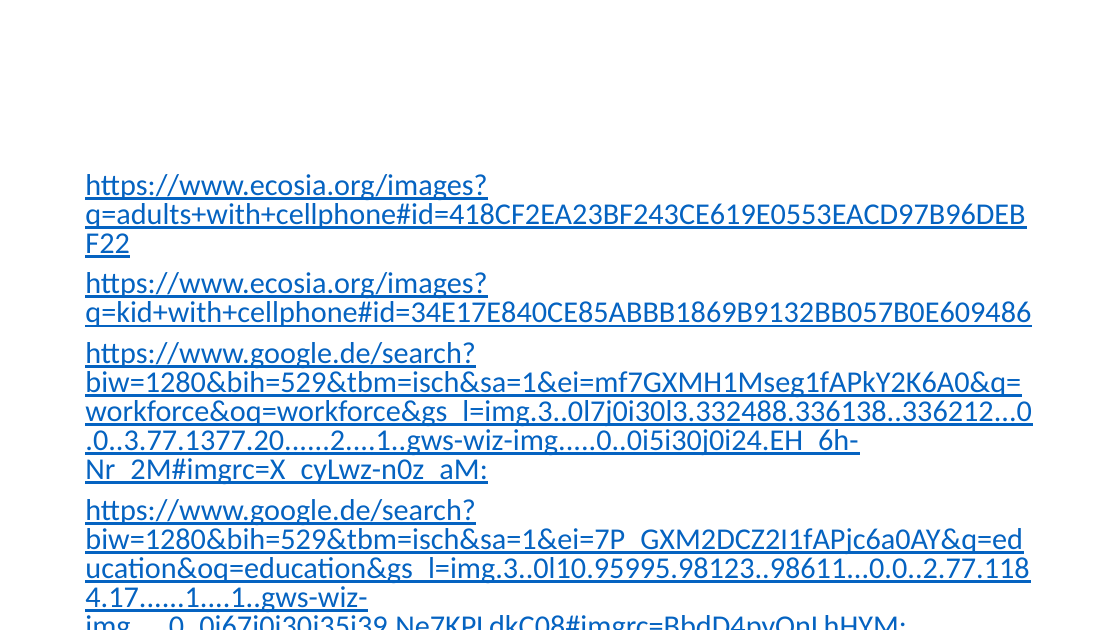
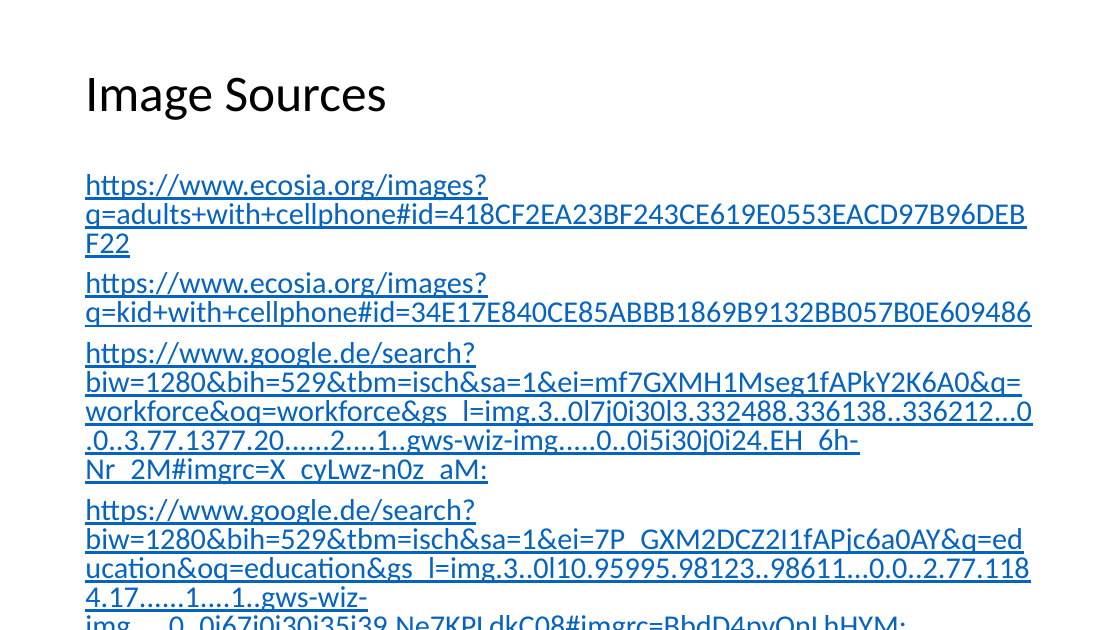
Before and after one commit to oogm/codingcoach, a slide deck: slide 5 of Codrilla.pptx (slide 4 before the commit). Drawn at 1120x630 pixels with LibreOffice and Linux fonts; fonts in the diff are those of the drawing. Boxes give left, top, right and bottom in pixels: in the first picture for what was removed or moved away, otherwise in the second. Text is boxed around its words. In the diff, an @@ line names an element or a change of style, - is before the commit and + after.

```diff
--- a/Codrilla.pptx
+++ b/Codrilla.pptx
@@ title added at [85,77,387,120], 44 pt, text #000000 @@
+Image Sources
```
Also in this commit, not shown: 1 slide added.
